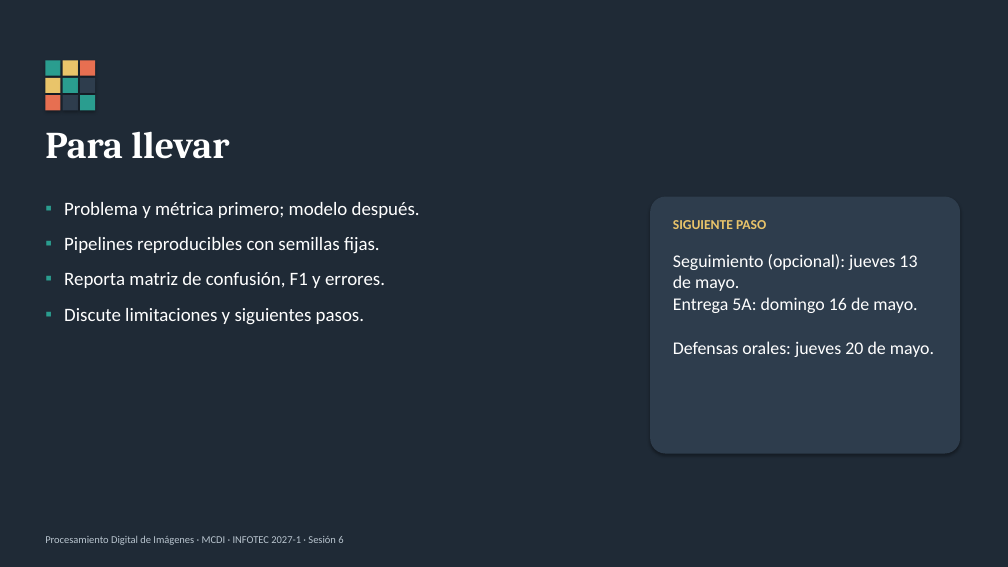
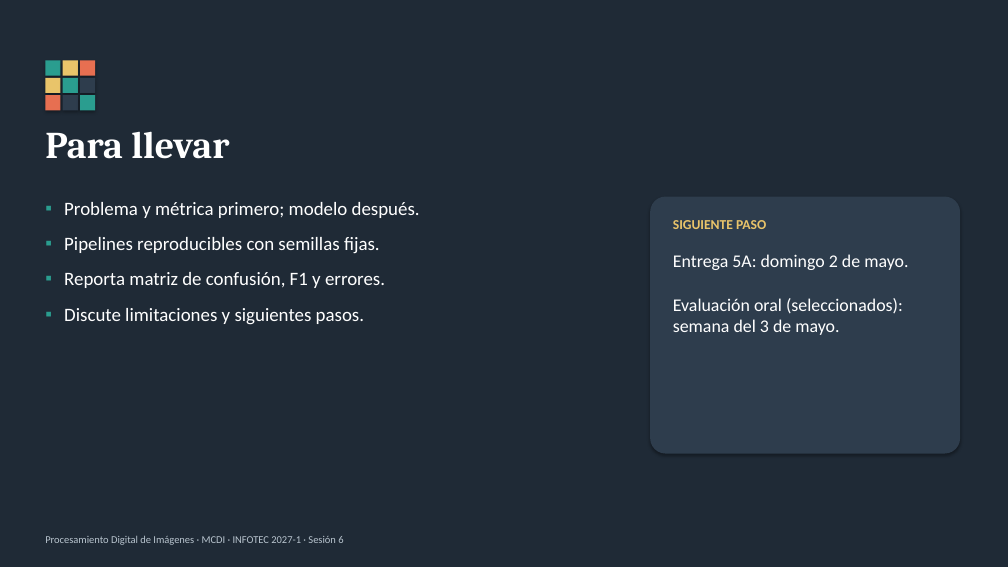
Before and after one commit to egonzalez1989/pdi-mcdi, a slide deck: slide 13 of presentaciones/S6_Flujo_completo_reconocimiento.pptx. Drawn at 1008x567 pixels with LibreOffice and Linux fonts; fonts in the diff are those of the drawing. Boxes give left, top, right and bottom in pixels: in the first picture for what was removed or moved away, otherwise in the second. Text is boxed around its words. In the diff, an @@ line names an element or a change of style, - is before the commit and + after.

```diff
--- a/presentaciones/S6_Flujo_completo_reconocimiento.pptx
+++ b/presentaciones/S6_Flujo_completo_reconocimiento.pptx
@@ text at bbox=[673, 254, 908, 335]: text changed @@
-Seguimiento (opcional): jueves 13 de mayo.
-Entrega 5A: domingo 16 de mayo.
-Defensas orales: jueves 20 de mayo.
+Entrega 5A: domingo 2 de mayo.
+Evaluación oral (seleccionados): semana del 3 de mayo.
```
Also in this commit, not shown: 2 other slides changed, 33 other files.
